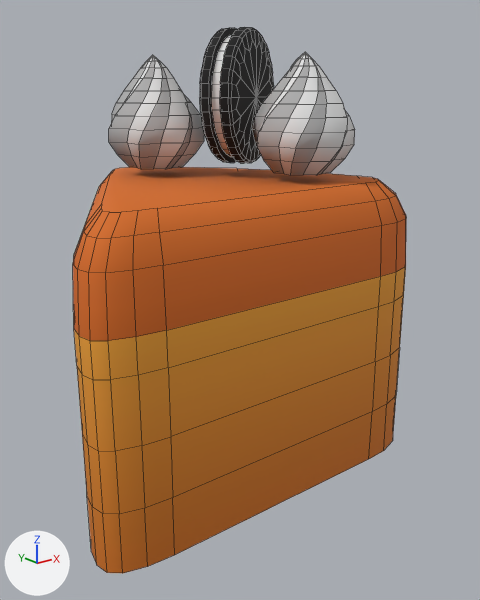
The FBX model Assets/Resources/NewCakeAnhHuy/cake09_slice.FBX as it was, and as the next commit left it.
One viewpoint serves both versions: a 50 mm camera at (-0.00406, -0.00966, 0.00893) aimed at (0.00591, 0.00281, 0.00394). The axes (+X, +Y, +Z) are drawn at lower left. The lights are the same throughout. Mesh edges are drawn as thin lines. Where no turn or scale is listed for an object, it has been applied to the vertices.

The older version as bpy lines, for what is in view:
```python
me_mesh = bpy.data.meshes.new('Mesh')
me_mesh.from_pydata(...)  # 804 vertices, 714 faces; spans x 0.00061..0.00965, y 0.0..0.00788, z 0.0..0.01041
me_mesh.materials.append(mat_material__25)  # picture img_texture_10june24_psd
ob_cake09_slice = bpy.data.objects.new('cake09_slice', me_mesh)
ob_cake09_slice.location = (0.0, 0.0, 0.0)
```
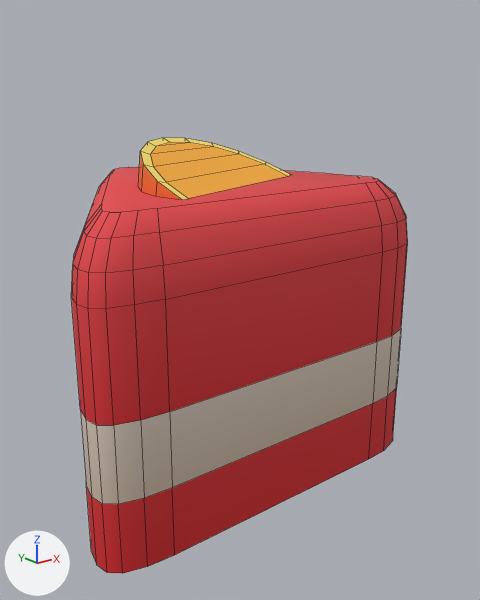
Location of each change, (x1, y1, x2, y2) in pixels of the pictures (480 x 600 px; the box of a moved part takes in the faces that stretch with it):
```json
{"object": "cake09_slice", "change": "reshaped", "before": [73, 27, 406, 573], "after": [71, 138, 408, 573], "on screen": "20% shorter"}
{"part": 1, "of": "me_mesh", "change": "added", "after": [138, 138, 291, 200], "on screen": "orange"}
{"part": 2, "of": "me_mesh", "change": "deleted", "before": [252, 52, 355, 175]}
{"part": 3, "of": "me_mesh", "change": "deleted", "before": [109, 55, 205, 169]}
{"part": 4, "of": "me_mesh", "change": "deleted", "before": [220, 27, 274, 163]}
{"part": 5, "of": "me_mesh", "change": "deleted", "before": [200, 28, 237, 163]}
{"part": 6, "of": "me_mesh", "change": "deleted", "before": [211, 35, 232, 157]}
{"part": 7, "of": "me_mesh", "change": "moved or reshaped", "before": [74, 267, 406, 514], "after": [71, 243, 408, 504]}
{"part": 8, "of": "me_mesh", "change": "surface changed", "before": [73, 167, 406, 573], "after": [73, 167, 406, 573], "on screen": "orange to red"}
```

Edits to the scene script, one JSON object a line:
```json
{"block": "me_mesh", "where": "# used by ob_cake09_slice; location = (0.0, 0.0, 0.0)"}
{"op": "remove", "block": "me_mesh", "code": "me_mesh.from_pydata(...)  # 804 vertices, 714 faces; spans x 0.00061..0.00965, y 0.0..0.00788, z 0.0..0.01041"}
{"op": "add", "block": "me_mesh", "code": "me_mesh.from_pydata(...)  # 206 vertices, 176 faces; spans x 0.00061..0.00965, y 0.0..0.00788, z 0.0..0.0079"}
{"block": "me_mesh", "change": "me_mesh part 1: a new loose piece of 31 vertices spanning x 0.00301..0.00755, y 0.00116..0.0043, z 0.00691..0.0079, in mat_material__25 (picture img_texture_10june24_psd)"}
{"block": "me_mesh", "change": "me_mesh part 2: the loose piece of 141 vertices spanning x 0.00582..0.00823, y 0.00066..0.00307, z 0.00711..0.00979 is deleted"}
{"block": "me_mesh", "change": "me_mesh part 3: the loose piece of 141 vertices spanning x 0.0038..0.00621, y 0.00387..0.00627, z 0.00711..0.00979 is deleted"}
{"block": "me_mesh", "change": "me_mesh part 4: the loose piece of 129 vertices spanning x 0.00545..0.00832, y 0.00278..0.00461, z 0.00718..0.01041 is deleted"}
{"block": "me_mesh", "change": "me_mesh part 5: the loose piece of 129 vertices spanning x 0.00523..0.0081, y 0.00321..0.00503, z 0.00718..0.01041 is deleted"}
{"block": "me_mesh", "change": "me_mesh part 6: the loose piece of 64 vertices spanning x 0.00545..0.0081, y 0.00305..0.00476, z 0.00734..0.01026 is deleted"}
{"block": "me_mesh", "change": "me_mesh part 7"}
{"block": "me_mesh", "change": "50 vertices are removed from x 0.00061..0.00965, y 0.0..0.00788, z 0.00268..0.00409"}
{"block": "me_mesh", "change": "75 faces are deleted"}
{"block": "me_mesh", "change": "25 vertices in x 0.00061..0.00965, y 0.0..0.00788, z 0.00482 move by (0.0, 0.0, 0.00059)"}
{"block": "me_mesh", "change": "25 vertices in x 0.00061..0.00965, y 0.0..0.00788, z 0.00133 move by (0.0, 0.0, 0.00023)"}
{"block": "me_mesh", "change": "25 new vertices lie (0.0, 0.0, -0.00221) away from vertices in x 0.00061..0.00965, y 0.0..0.00788, z 0.00482"}
{"block": "me_mesh", "change": "50 new faces join them"}
{"block": "me_mesh", "change": "me_mesh part 8: 101 kept faces spanning x 0.00061..0.00965, y 0.0..0.00788, z 0.0..0.00692 get new texture (UV) coordinates"}
```
